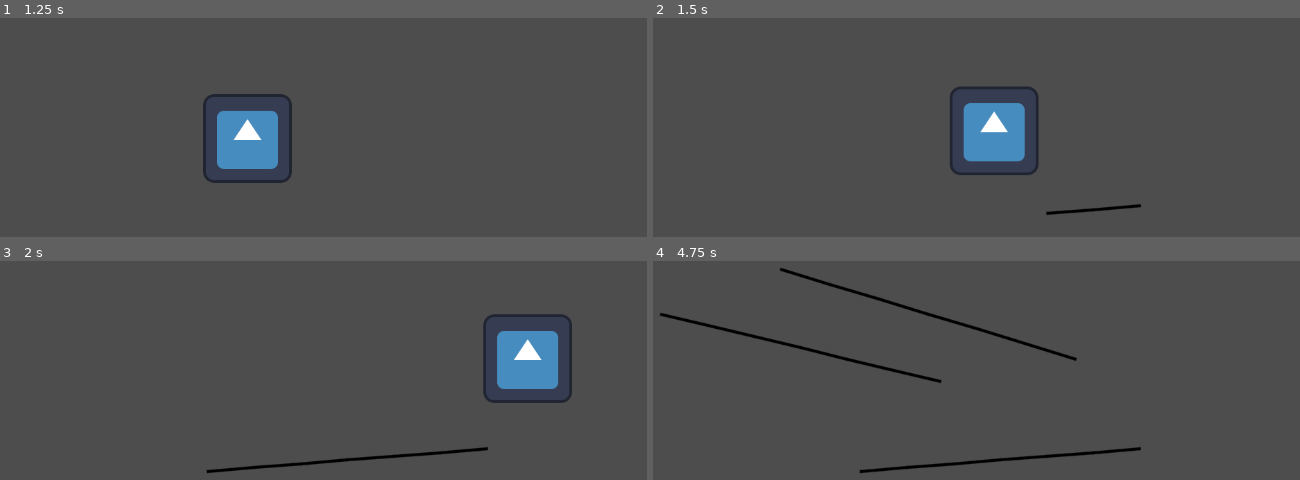
Above: before the commit, frames 1-4 (two rows, left to right).
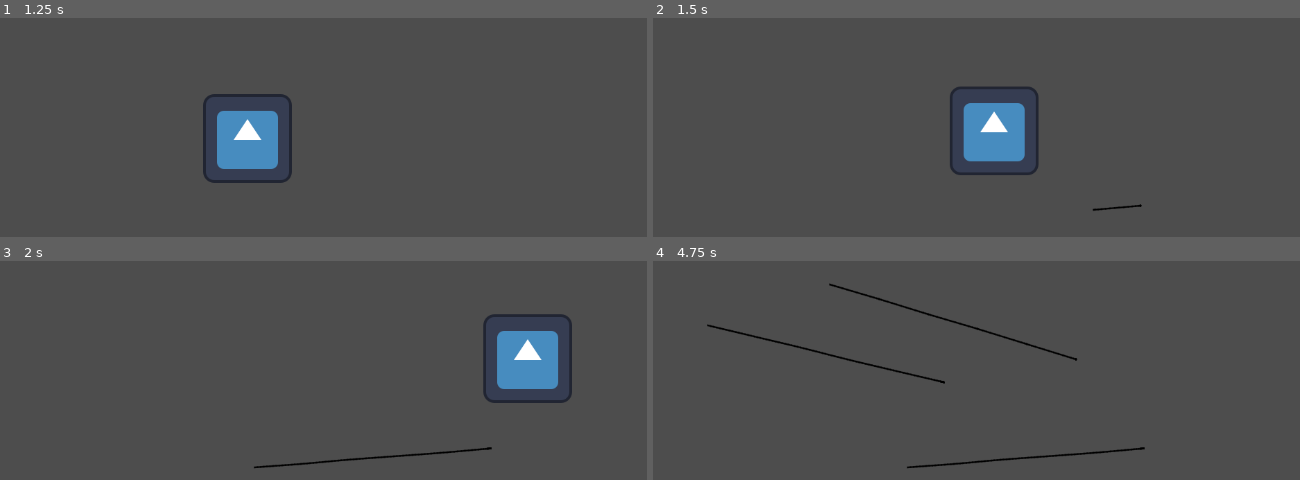
Above: after the commit, the same moments.

Repository: celyk/godot-ipad-demos
Game: Godot game, scene res://main.tscn
The game is run twice, just before and just after one commit, with the same random seed, the same clock (stepped at 60 frames per second) and the same inputs. The engine's default icon, where the game draws it, is replaced by a stand-in: a white triangle on a blue panel in a dark square.
Inputs (mouse positions are in pixels of both pictures, inside the frame that each line leads up to):
- Up to frame 1 (1.25 s): tap Enter at 0.5 s; move the mouse to (207, 228) at 0.52 s; click (207, 228) at 0.67 s
- Up to frame 2 (1.5 s): tap Space at 1.25 s; drag from (1138, 206) to (860, 228) at 1.27 s
- Up to frame 3 (2 s): no input
- Up to frame 4 (4.75 s): move the mouse to (659, 313) at 2.02 s; click (659, 313) at 2.17 s; tap Enter at 2.75 s; drag from (937, 381) to (659, 313) at 2.77 s; move the mouse to (782, 269) at 3.52 s; click (782, 269) at 3.67 s; tap Space at 4.25 s; drag from (1073, 359) to (782, 269) at 4.27 s

Frame 1 is identical in both runs. In frame 2, 0.2% of the frame differs, in the area x 60-76%, y 84-90%; in frame 3, 0.4%; in frame 4, 1.4%, in the area x 1-77%, y 3-97%.

Commit message:
Add stroke smoothing interpolation

Diff:
--- a/apple_pencil/assets/canvas/Stroke.gd
+++ b/apple_pencil/assets/canvas/Stroke.gd
@@ -1,6 +1,6 @@
 class_name PencilStroke extends Node2D
 
-var points : Array[Vector2] = []
+var bezier_spline : Array[Vector2] = []
 var colors : Array[Color] = []
 
 
@@ -8,15 +8,48 @@
 	pass
 
 func add_point(position:Vector2, color:=Color.BLACK, width:=4.0):
-	points.append(position)
+	var prev_position = position
+	if bezier_spline:
+		prev_position = bezier_spline.back()
+
+	add_bezier(prev_position, prev_position, position, position)
 	colors.append(color)
 
+func add_bezier(start:Vector2, control_1:Vector2, control_2:Vector2, end:Vector2):
+	bezier_spline += [start, control_1, control_2, end]
+
 func end():
-	pass
+	smooth()
 
-func _process(delta: float) -> void:
+func smooth():
+	for i in range(1, bezier_spline.size()/4):
+		var a : Vector2 = bezier_spline[i*4-4]
+		var b : Vector2 = bezier_spline[i*4]
+		var c : Vector2 = bezier_spline[i*4+3]
+
+		# Approximate derivative using secant
+		var slope := (c-a) / 2.0
+
+		# Apply formula to compute control point from velocity
+		bezier_spline[i*4-2] = b-slope / 3.0
+		bezier_spline[i*4+1] = b+slope / 3.0
+
+func _process(delta:float) -> void:
 	queue_redraw()
 
 func _draw() -> void:
-	for i in range(1,points.size()):
-		draw_line(points[i-1], points[i], colors[i], 3.0, true)
+	for i in range(1, bezier_spline.size()/4):
+		var start : Vector2 = bezier_spline[i*4-4]
+		var control_1 : Vector2 = bezier_spline[i*4-3]
+		var control_2 : Vector2 = bezier_spline[i*4-2]
+		var end : Vector2 = bezier_spline[i*4-1]
+
+		var pre_sub_point = start
+		const subdivisions := 15
+		for j in range(1, subdivisions+1):
+			var t : float = j / float(subdivisions)
+
+			var sub_point := start.bezier_interpolate(control_1, control_2, end, t)
+			draw_line(pre_sub_point, sub_point, colors[i], 1.0, true)
+
+			pre_sub_point = sub_point
